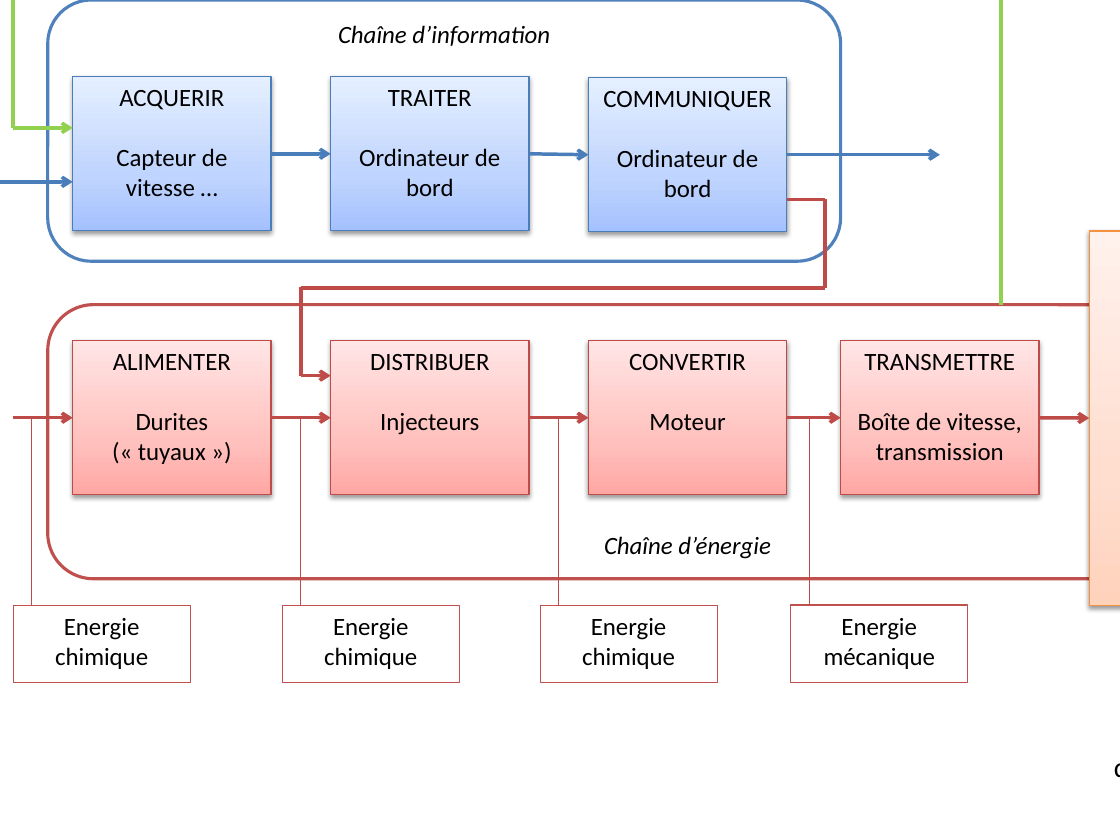
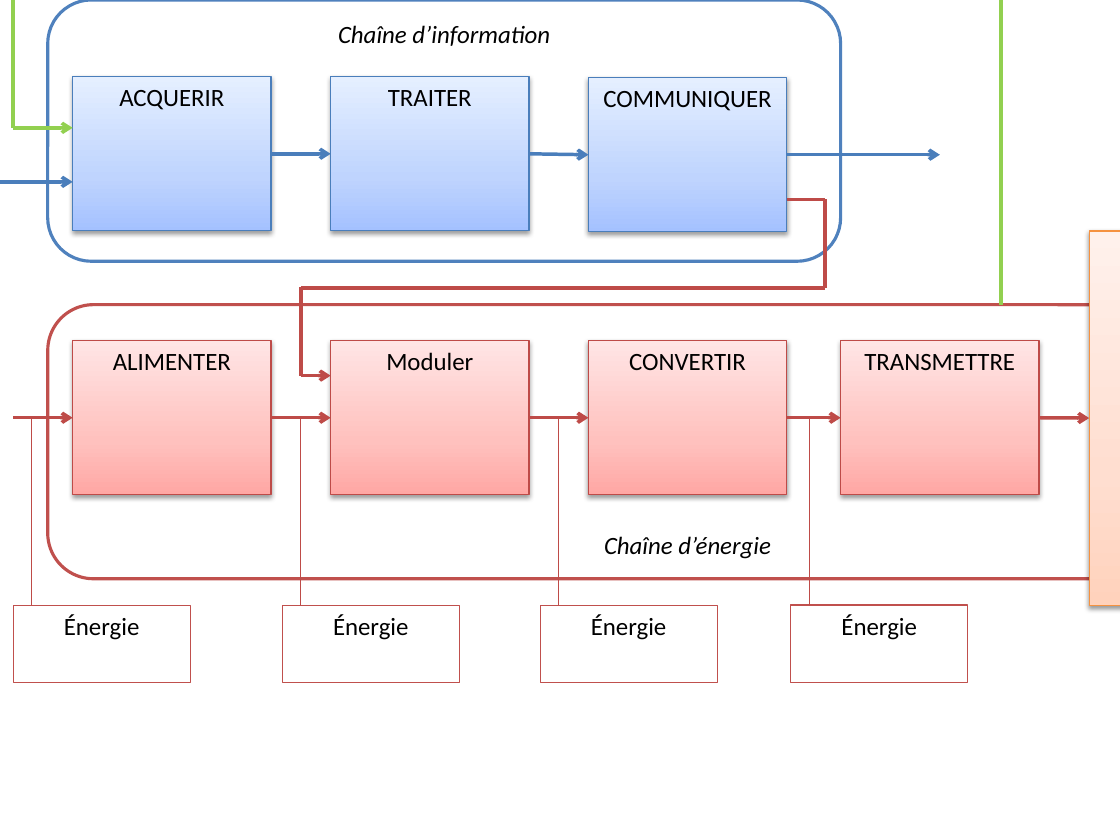
Before and after one commit to xpessoles/Cycle_01_DecouverteSII, a slide deck: slide 24 of ChaineFonctionnelle/01_Fonction_Acquerir/01_Fonction_Acquerir_Figures.pptx (slide 23 before the commit). Drawn at 1120x840 pixels with LibreOffice and Linux fonts; fonts in the diff are those of the drawing. Boxes give left, top, right and bottom in pixels: in the first picture for what was removed or moved away, otherwise in the second. Text is boxed around its words. In the diff, an @@ line names an element or a change of style, - is before the commit and + after.

```diff
--- a/ChaineFonctionnelle/01_Fonction_Acquerir/01_Fonction_Acquerir_Figures.pptx
+++ b/ChaineFonctionnelle/01_Fonction_Acquerir/01_Fonction_Acquerir_Figures.pptx
@@ text in rectangle at (116, 148, 227, 197): paragraph removed @@
-Capteur de vitesse …
@@ text in rectangle at (359, 148, 500, 196): paragraph removed @@
-Ordinateur de bord
@@ text in rectangle at (617, 149, 758, 197): paragraph removed @@
-Ordinateur de bord
@@ text in rectangle at (386, 352, 473, 370): text changed @@
-DISTRIBUER
-Injecteurs
+Moduler
@@ text in rectangle at (136, 413, 209, 464): paragraph removed @@
-Durites (« tuyaux »)
@@ text in rectangle at (649, 414, 725, 431): paragraph removed @@
-Moteur
@@ text in rectangle at (858, 412, 1022, 461): paragraph removed @@
-Boîte de vitesse, transmission
@@ text in rectangle at (64, 615, 139, 640): text changed @@
-Energie chimique
+Énergie
@@ text in rectangle at (333, 615, 408, 640): text changed @@
-Energie chimique
+Énergie
@@ text in rectangle at (591, 615, 666, 640): text changed @@
-Energie chimique
+Énergie
@@ text in rectangle at (841, 615, 916, 640): text changed @@
-Energie mécanique
+Énergie
@@ text removed at (1089, 710, 1120, 790) @@
-Voiture en déplacement
```
Also in this commit, not shown: 1 slide added, 32 other files.
